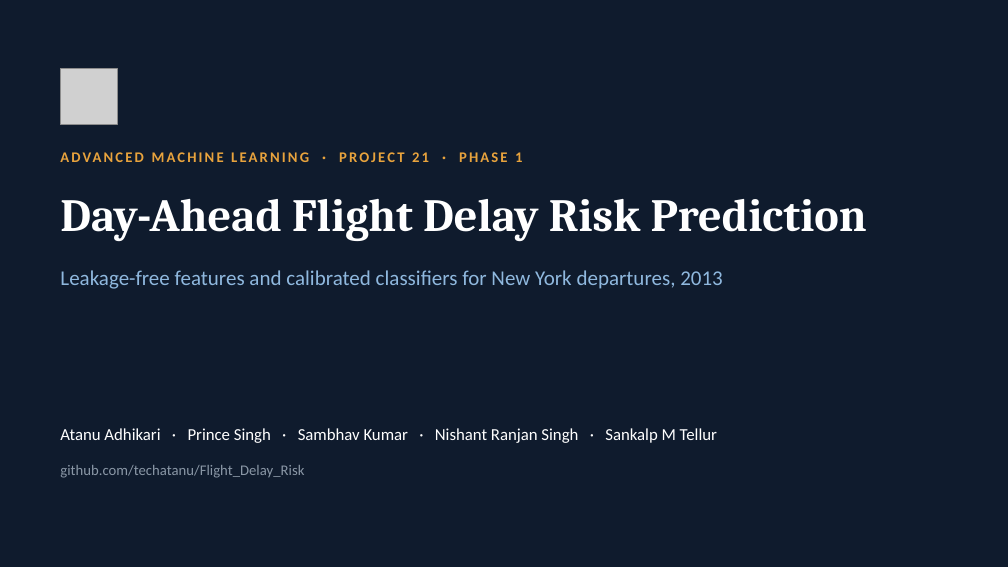
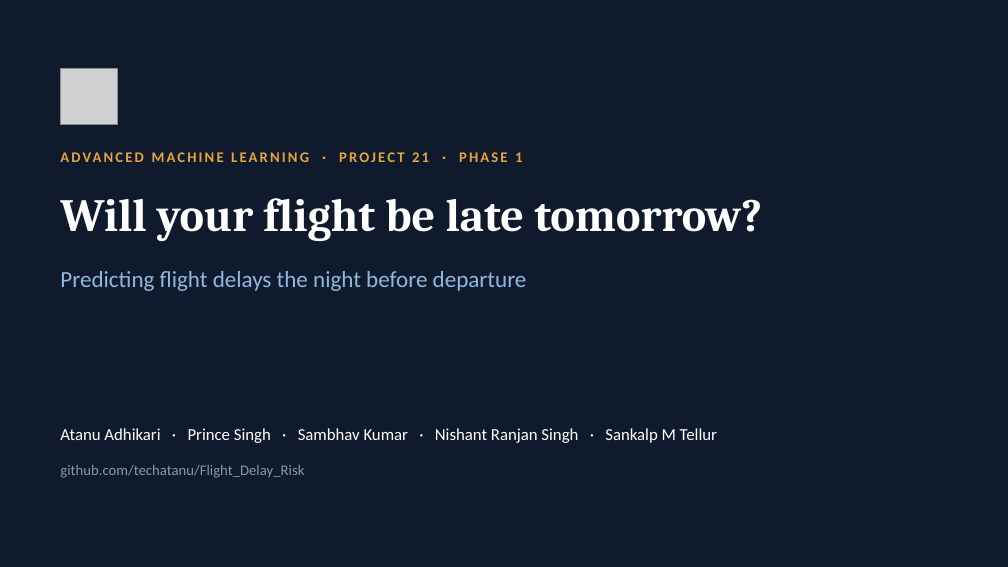
Before and after one commit to techatanu/Flight_Delay_Risk, a slide deck: slide 1 of slides/Flight_Delay_Phase1.pptx. Drawn at 1008x567 pixels with LibreOffice and Linux fonts; fonts in the diff are those of the drawing; grey boxes stand for pictures. Boxes give left, top, right and bottom in pixels: in the first picture for what was removed or moved away, otherwise in the second. Text is boxed around its words. In the diff, an @@ line names an element or a change of style, - is before the commit and + after.

```diff
--- a/slides/Flight_Delay_Phase1.pptx
+++ b/slides/Flight_Delay_Phase1.pptx
@@ text at (60, 198, 762, 241): text changed @@
-Day-Ahead Flight Delay Risk Prediction
+Will your flight be late tomorrow?
@@ text at (60, 271, 527, 291): text changed; size 20 to 22 pt @@
-Leakage-free features and calibrated classifiers for New York departures, 2013
+Predicting flight delays the night before departure
```
Also in this commit, not shown: 4 other slides changed, 4 slides added, 10 slides removed, 1 other file.
